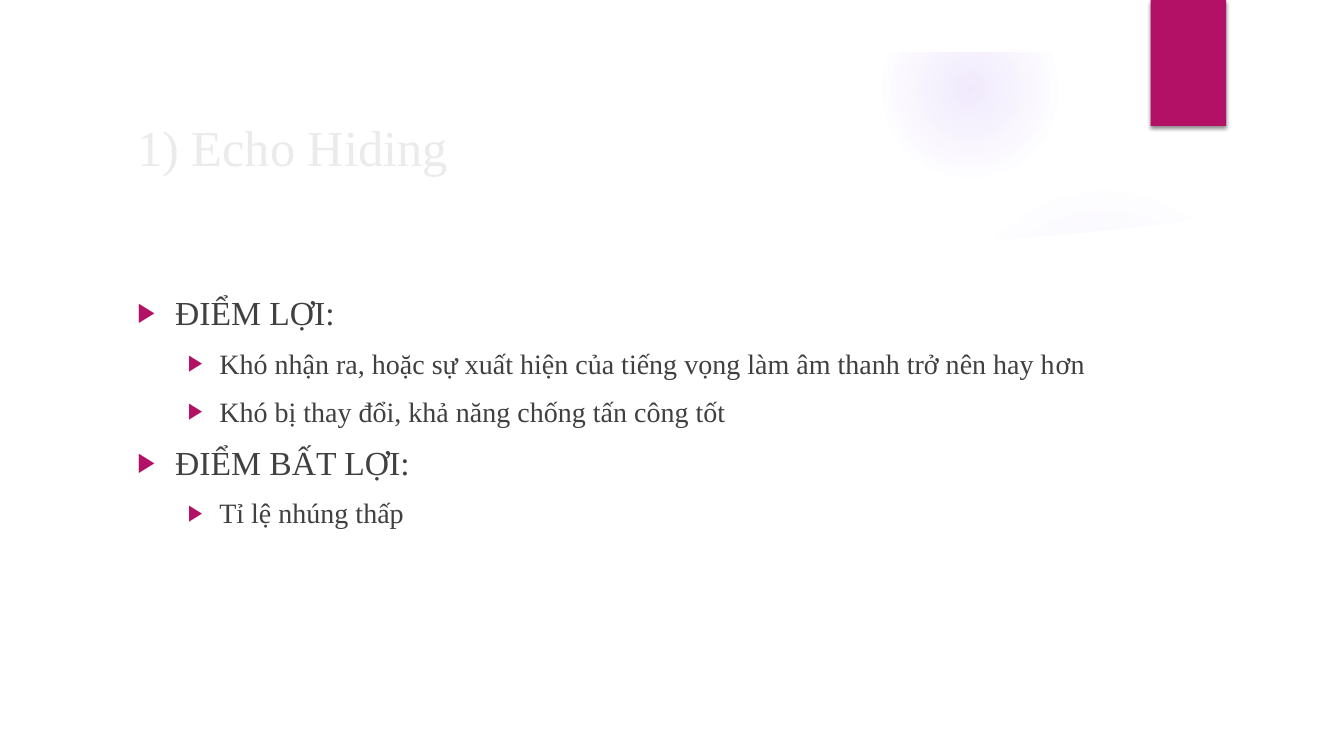
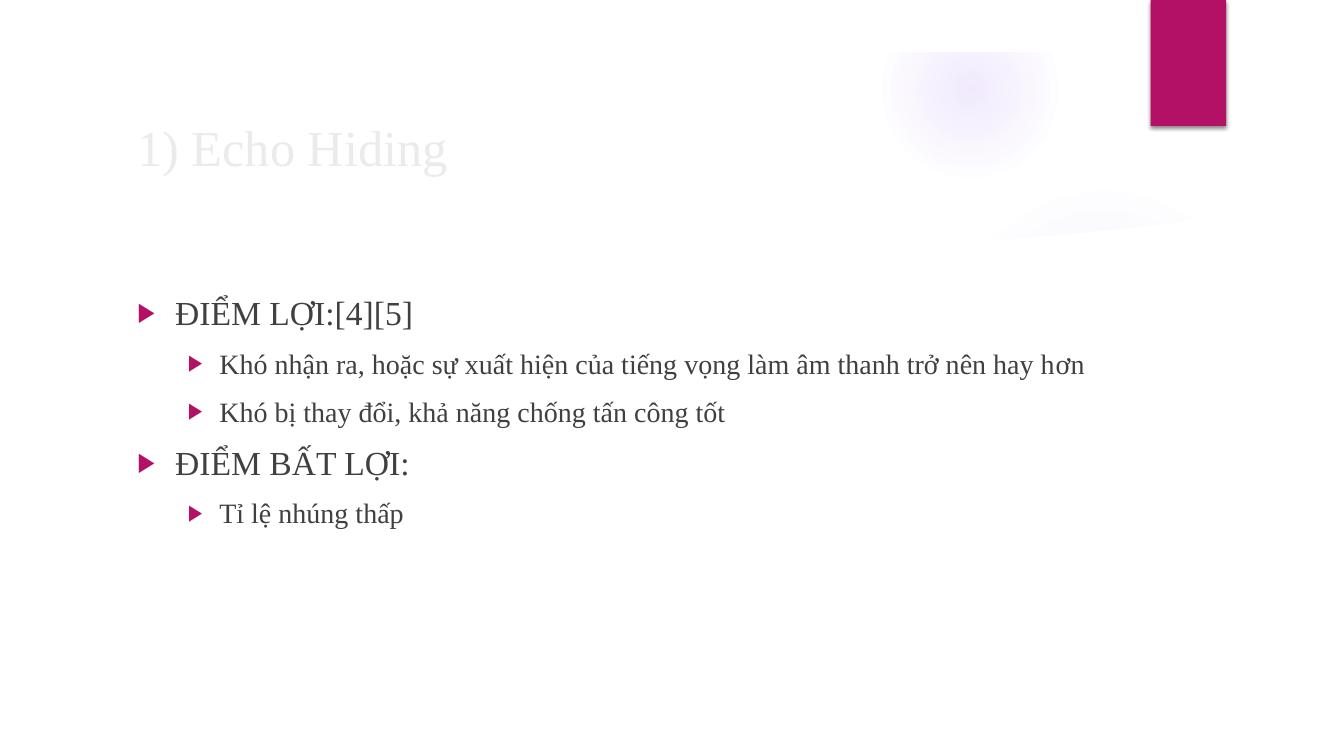
Before and after one commit to TruongThanhNam97/angular-audio, a slide deck: slide 14 of document/BC-LVTN.pptx (slide 13 before the commit). Drawn at 1344x756 pixels with LibreOffice and Linux fonts; fonts in the diff are those of the drawing; background and template pictures are left out. Boxes give left, top, right and bottom in pixels: in the first picture for what was removed or moved away, otherwise in the second. Text is boxed around its words. In the diff, an @@ line names an element or a change of style, - is before the commit and + after.

```diff
--- a/document/BC-LVTN.pptx
+++ b/document/BC-LVTN.pptx
@@ text at [175, 299, 413, 331]: text changed @@
-▶ ĐIỂM LỢI:
+▶ ĐIỂM LỢI:[4][5]
```
Also in this commit, not shown: 15 other slides changed, 3 slides added, 3 other files.
